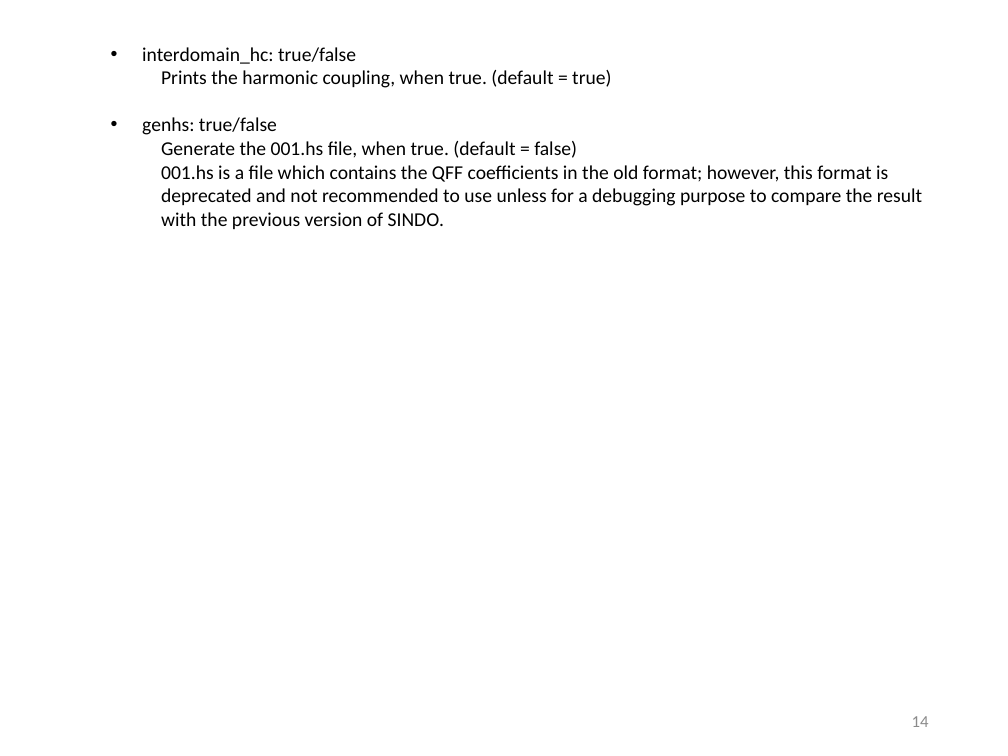
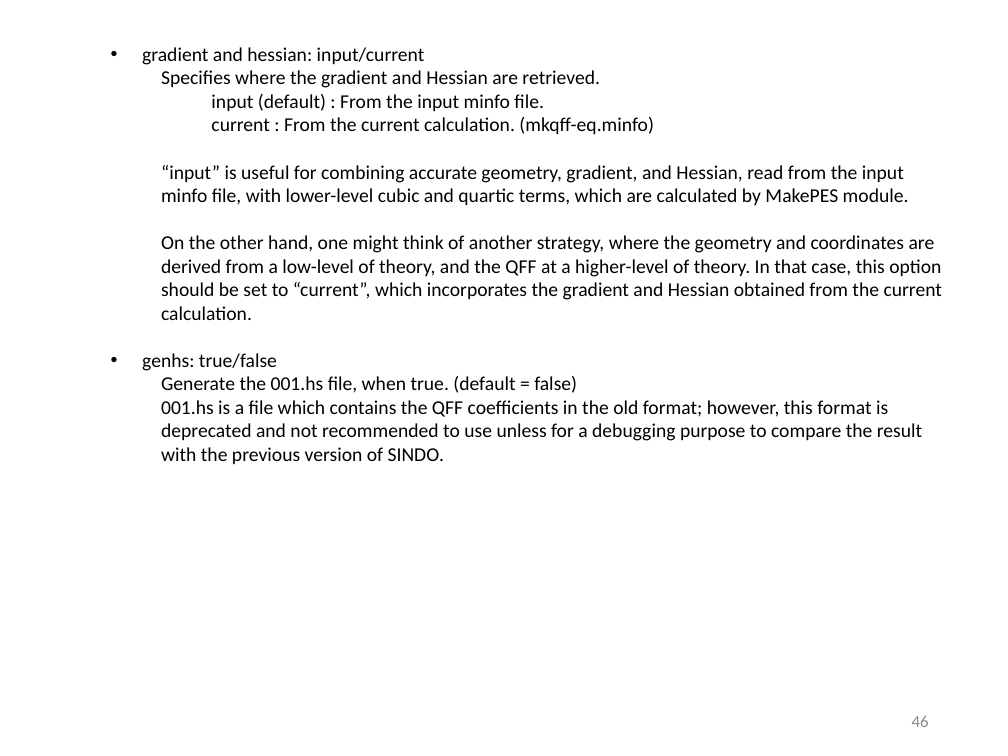
Before and after one commit to yagikiyoshi/sindo, a slide deck: slide 47 of doc/MakePES/usage_MakePES.pptx (slide 15 before the commit). Drawn at 1008x756 pixels with LibreOffice and Linux fonts; fonts in the diff are those of the drawing. Boxes give left, top, right and bottom in pixels: in the first picture for what was removed or moved away, otherwise in the second. Text is boxed around its words. In the diff, an @@ line names an element or a change of style, - is before the commit and + after.

```diff
--- a/doc/MakePES/usage_MakePES.pptx
+++ b/doc/MakePES/usage_MakePES.pptx
@@ text at box(142, 47, 942, 320): text changed @@
-• interdomain_hc: true/false
-  Prints the harmonic coupling, when true. (default = true)
+• gradient and hessian: input/current
+  Specifies where the gradient and Hessian are retrieved.
+    input (default) : From the input minfo file.
+    current : From the current calculation. (mkqff-eq.minfo)
+  “input” is useful for combining accurate geometry, gradient, and Hessian, read from the input minfo file, with lower-level cubic and quartic terms, which are calculated by MakePES module.
+  On the other hand, one might think of another strategy, where the geometry and coordinates are derived from a low-level of theory, and the QFF at a higher-level of theory. In that case, this option should be set to “current”, which incorporates the gradient and Hessian obtained from the current calculation.
@@ page number at box(912, 716, 929, 727): text changed @@
-14
+46
```
Also in this commit, not shown: 11 other slides changed, 36 slides added, 4 slides removed, 4 other files.
